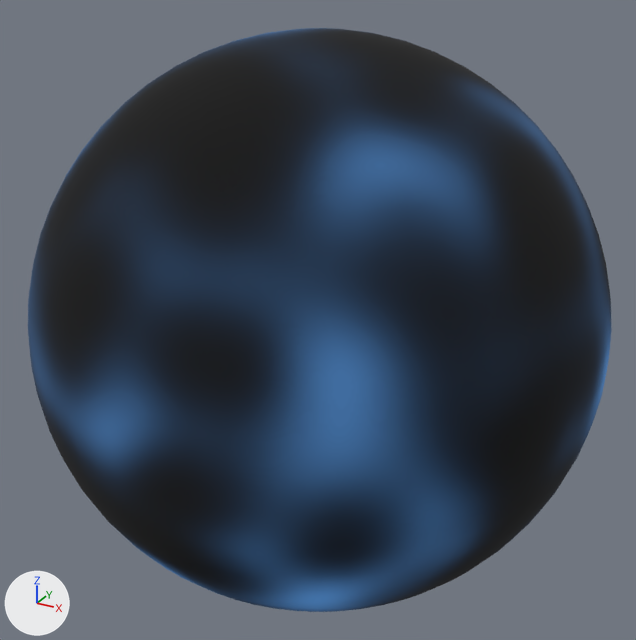
One commit to the glTF model server/src/main/resources/assets/ships/shield.glb: the scene before it, then after it.
Before and after are seen from a 50 mm lens placed at (1.401, -2.559, 1.279), pointed at (-0.005, -0.002, 0.001). Every picture has the same lights, and +X, +Y and +Z are marked at lower left.
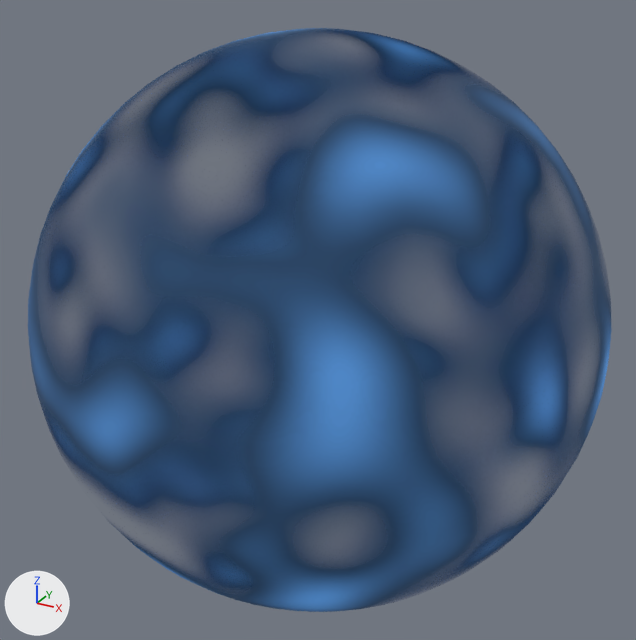
Commit message: improve shield model

The change, as a diff of the scene's bpy script:
```diff
--- a/server/src/main/resources/assets/ships/shield.glb.py
+++ b/server/src/main/resources/assets/ships/shield.glb.py
@@ img_emissive01 @@
+img_emissive01 = load_image('emissive01', '_unpacked/emissive01', 1024, 1024, 'sRGB')
@@ mat_material @@
 n0 = _N.new('ShaderNodeBsdfPrincipled'); n0.name = 'Principled BSDF'
-n0.inputs[0].default_value = (0.0, 0.0, 0.0, 1.0)  # 'Base Color', black #000000
 n0.inputs[2].default_value = 1.0  # 'Roughness'
@@ mat_material @@
 n2 = _N.new('ShaderNodeTexImage'); n2.name = 'Image Texture'
-n2.image = img_emissive
+n2.image = img_emissive01
+n3 = _N.new('ShaderNodeTexImage'); n3.name = 'Image Texture.001'
+n3.image = img_emissive01
 _L.new(n0.outputs[0], n1.inputs[0])  # 'BSDF' to 'Surface'
 _L.new(n2.outputs[0], n0.inputs[27])  # 'Color' to 'Emission Color'
+_L.new(n3.outputs[0], n0.inputs[0])  # 'Color' to 'Base Color'
+_L.new(n3.outputs[1], n0.inputs[4])  # 'Alpha' to 'Alpha'
```

Pixel boxes [x1, y1, x2, y2] of what changed, in the pictures (636 x 640 px):
'Sphere', surface changed
    both: [28, 28, 612, 612]
